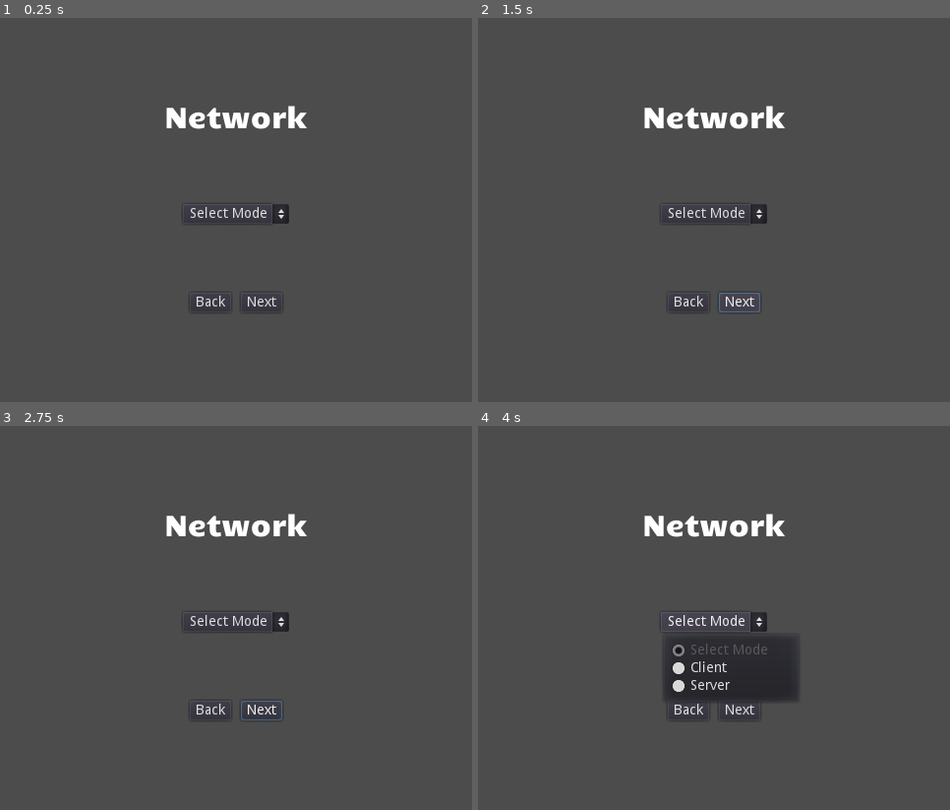
Above: before the commit, frames 1-4 (two rows, left to right).
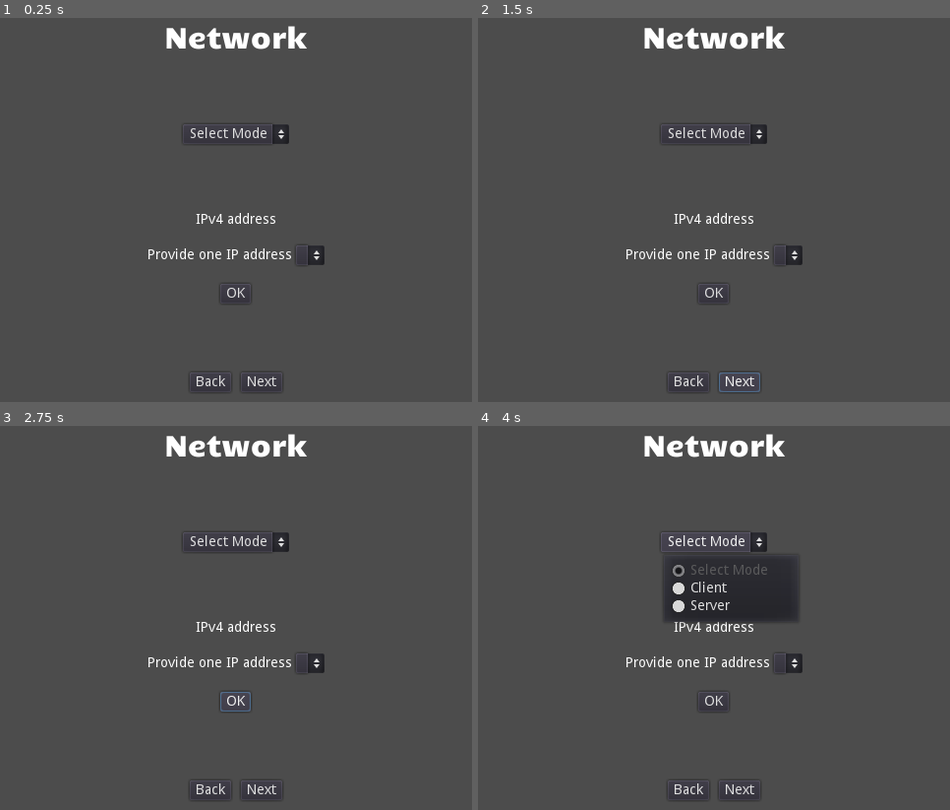
Above: after the commit, the same moments.

Repository: edd34/TicTacToe_Godot
Game: Godot game, scene res://Scenes/Network_Settings.tscn
The game is run twice, just before and just after one commit, with the same random seed, the same clock (stepped at 60 frames per second) and the same inputs. This scene is started directly instead of the project's main scene.
Inputs (mouse positions are in pixels of both pictures, inside the frame that each line leads up to):
- Up to frame 1 (0.25 s): no input
- Up to frame 2 (1.5 s): click "Next" at 0.5 s; click "Next" at 1.25 s
- Up to frame 3 (2.75 s): click (236, 702) at 2 s, where only the run after the commit has a clickable "OK"
- Up to frame 4 (4 s): click (714, 702) at 2.75 s, where only the run after the commit has a clickable "OK"; click "Select Mode" at 3.5 s

The runs differ from the first frame. In frame 1, 3.8% of the frame differs, in the area x 31-69%, y 2-98%; in frame 2, 3.8%; in frame 3, 3.8%; in frame 4, 11%.

Commit message:
change text when choosing IP address

Diff:
--- a/Scenes/Network_Settings.tscn
+++ b/Scenes/Network_Settings.tscn
@@ -58,9 +58,9 @@
 anchor_top = 0.0
 anchor_right = 0.0
 anchor_bottom = 0.0
-margin_top = 250.0
-margin_right = 472.0
-margin_bottom = 290.0
+margin_top = 169.0
+margin_right = 472.0
+margin_bottom = 209.0
 rect_pivot_offset = Vector2( 0, 0 )
 rect_clip_content = false
 mouse_filter = 2
@@ -82,9 +82,9 @@
 anchor_right = 0.0
 anchor_bottom = 0.0
 margin_left = 177.0
-margin_top = 360.0
+margin_top = 279.0
 margin_right = 295.0
-margin_bottom = 380.0
+margin_bottom = 299.0
 rect_pivot_offset = Vector2( 0, 0 )
 rect_clip_content = false
 focus_mode = 2
@@ -448,8 +448,6 @@
 
 [node name="ServerMode" type="VBoxContainer" parent="MarginContainer/MainScreen" index="3"]
 
-editor/display_folded = true
-visible = false
 anchor_left = 0.0
 anchor_top = 0.0
 anchor_right = 0.0
@@ -512,9 +510,9 @@
 anchor_top = 0.0
 anchor_right = 0.0
 anchor_bottom = 0.0
-margin_left = 78.0
+margin_left = 141.0
 margin_top = 3.0
-margin_right = 196.0
+margin_right = 288.0
 margin_bottom = 17.0
 rect_pivot_offset = Vector2( 0, 0 )
 rect_clip_content = false
@@ -522,7 +520,7 @@
 mouse_default_cursor_shape = 0
 size_flags_horizontal = 1
 size_flags_vertical = 4
-text = "Your IP adress is : "
+text = "Provide one IP address"
 align = 1
 valign = 1
 percent_visible = 1.0
@@ -535,8 +533,8 @@
 anchor_top = 0.0
 anchor_right = 0.0
 anchor_bottom = 0.0
-margin_left = 200.0
-margin_right = 393.0
+margin_left = 292.0
+margin_right = 331.0
 margin_bottom = 20.0
 rect_pivot_offset = Vector2( 0, 0 )
 rect_clip_content = false
@@ -550,11 +548,10 @@
 enabled_focus_mode = 2
 shortcut = null
 group = null
-text = "List IP address available"
 flat = false
 align = 1
 items = [  ]
-selected = 0
+selected = -1
 script = ExtResource( 4 )
 _sections_unfolded = [ "Size Flags" ]
 
@@ -591,9 +588,9 @@
 anchor_top = 0.0
 anchor_right = 0.0
 anchor_bottom = 0.0
-margin_top = 450.0
-margin_right = 472.0
-margin_bottom = 470.0
+margin_top = 531.0
+margin_right = 472.0
+margin_bottom = 551.0
 rect_pivot_offset = Vector2( 0, 0 )
 rect_clip_content = false
 mouse_filter = 1
